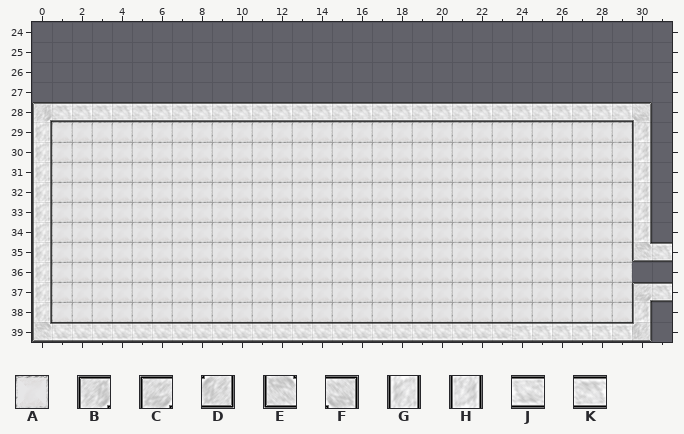
Tiled map (JSON), stored at assets/tilemaps/lvl1.json. The picture above is the old version.
Cells are 32x32 px. Shown: x 0..31, y 24..39.
Key: from "newTileset": A 0, B 21, C 21 flipped on the diagonal, D 21 turned 180, E 21 turned 270, F 21 turned 90, G 22, H 22 turned 180, J 22 turned 270, K 22 turned 90.
_ is an empty cell, # one hidden under a higher layer.
Layer "Below Player" before, first column x 0:
24 ________________________________
25 ________________________________
26 ________________________________
27 ________________________________
28 ________________________________
29 #AAAAAAAAAAAAAAAAAAAAAAAAAAAAA__
30 #AAAAAAAAAAAAAAAAAAAAAAAAAAAAA__
31 #AAAAAAAAAAAAAAAAAAAAAAAAAAAAA__
32 #AAAAAAAAAAAAAAAAAAAAAAAAAAAAA__
33 #AAAAAAAAAAAAAAAAAAAAAAAAAAAAA__
34 #AAAAAAAAAAAAAAAAAAAAAAAAAAAAA__
35 #AAAAAAAAAAAAAAAAAAAAAAAAAAAAA__
36 #AAAAAAAAAAAAAAAAAAAAAAAAAAAAA__
37 #AAAAAAAAAAAAAAAAAAAAAAAAAAAAA__
38 #AAAAAAAAAAAAAAAAAAAAAAAAAAAAA__
39 ##############################__
Layer "World" before, first column x 0:
24 ________________________________
25 ________________________________
26 ________________________________
27 ________________________________
28 BKKKKKKKKKKKKKKKKKKKKKKKKKKKKKF_
29 G_____________________________H_
30 G_____________________________H_
31 G_____________________________H_
32 G_____________________________H_
33 G_____________________________H_
34 G_____________________________H_
35 G_____________________________EK
36 G_______________________________
37 G_____________________________CK
38 G_____________________________H_
39 EJJJJJJJJJJJJJJJJJJJJJJJKKKKKKD_
Now the later version:
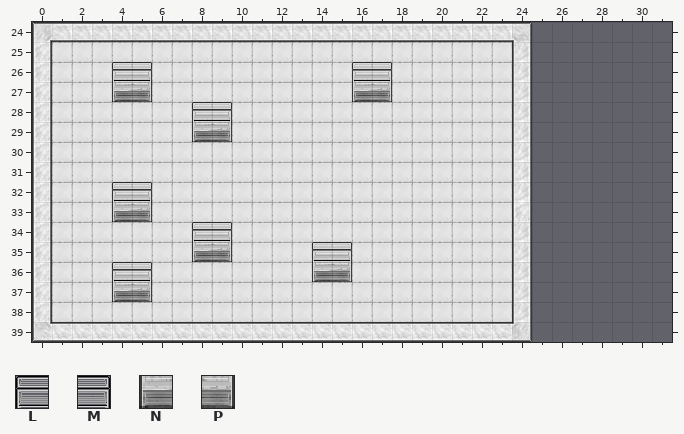
Further tiles: from "newTileset": L 3, M 4, N 23, P 24.
See-through tiles are keyed as they look on the map.
Changes in this commit:
Changed rows in their new state; . is an unchanged cell.
Layer "Below Player":
first column x 1:
25 AAAAAAAAAAAAAAAAAAAAAAA......
26 AAAAAAAAAAAAAAAAAAAAAAA......
27 AAAAAAAAAAAAAAAAAAAAAAA......
28 AAAAAAAAAAAAAAAAAAAAAAA......
29 .......................______
30 ........................_____
31 ........................_____
32 ........................_____
33 ........................_____
34 .......................______
35 .......................______
36 .......................______
37 .......................______
38 .......................______
39 ........................_____
Layer "World":
first column x 0:
24 BKKKKKKKKKKKKKKKKKKKKKKKF.......
25 G.......................H.......
26 G.......................H.......
27 G...NP..........NP......H.......
28 G_______________________H______.
29 ........NP..............H....._.
30 ........................H....._.
31 ........................H....._.
32 ........................H....._.
33 ....NP..................G....._.
34 ........................H....._.
35 ........NP..............H.....__
36 ..............NP........H.......
37 ....NP..................H.....__
38 ........................H....._.
39 ........................D______.
Layer "Above Player":
first column x 4:
26 LM..........LM
28 ....LM........
first column x 4:
32 LM..........
34 ....LM......
35 ..........LM
36 LM..........
Where, in picture pixels (left, top, right, bottom), the same in both pictures:
changed: (32, 22, 672, 342)
